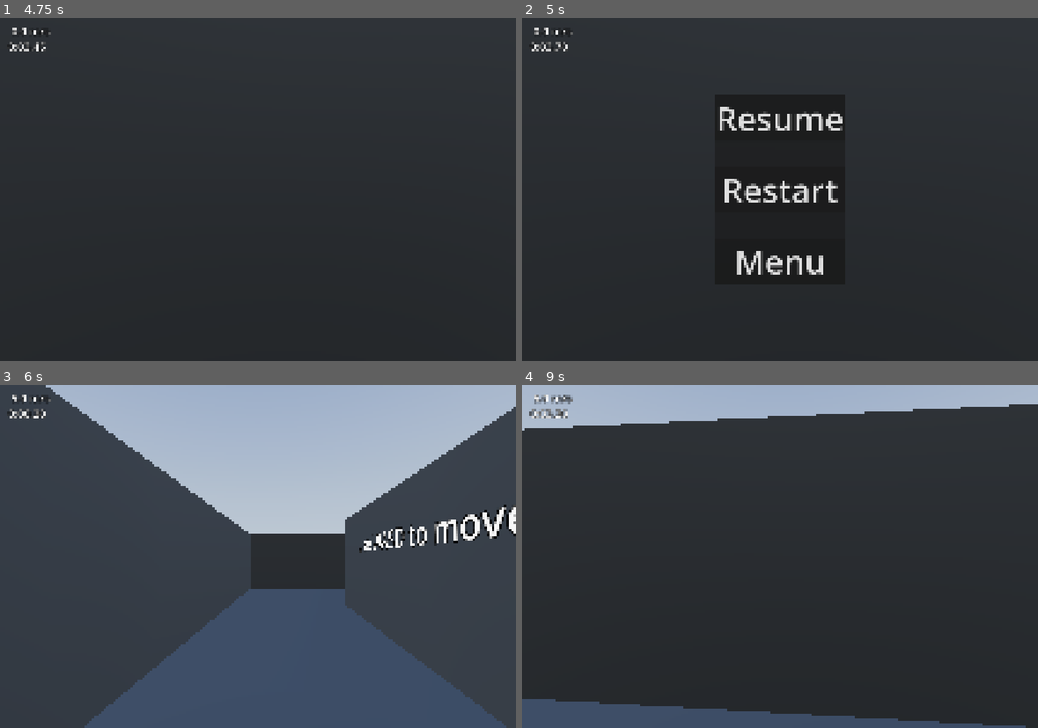
Above: before the commit, frames 1-4 (two rows, left to right).
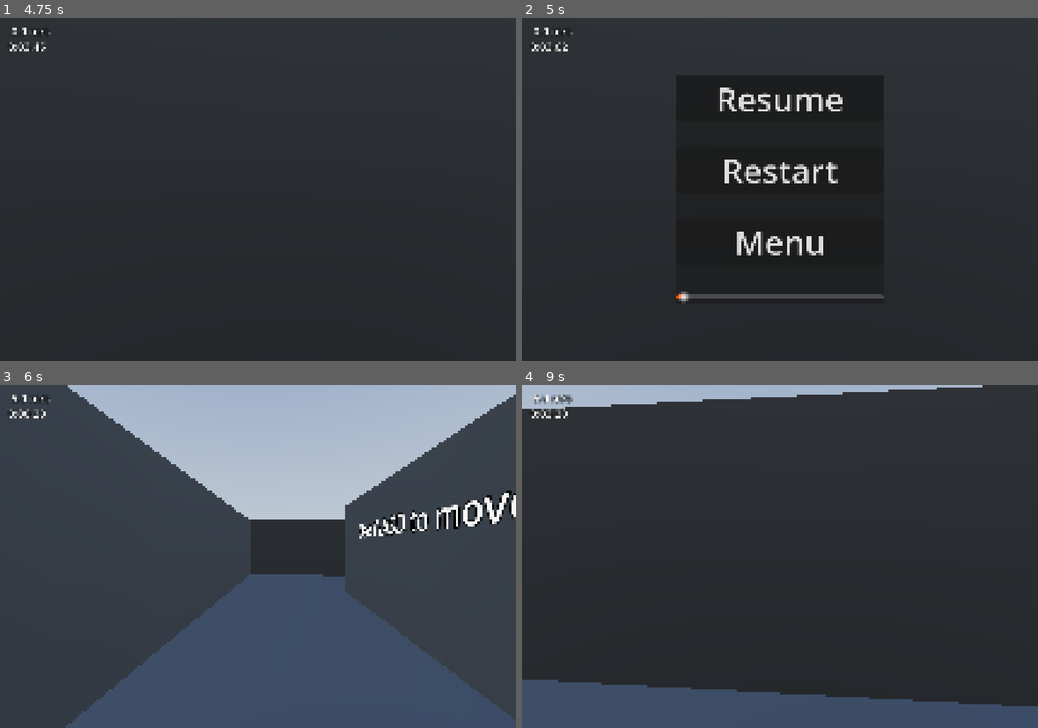
Above: after the commit, the same moments.

Repository: BingleyPro/momentum
Game: Godot game, scene res://menus/main_menu.tscn
Two runs of this game, one before a commit and one after it. Both use one fixed random seed, a clock stepped at 60 frames per second and the inputs below. A sky picture missing from this copy of the repository is replaced by a grey-blue gradient.
Inputs (mouse positions are in pixels of both pictures, inside the frame that each line leads up to):
- Up to frame 1 (4.75 s): click "Level 1" at 0.5 s; tap Enter (ui_accept) at 1.25 s; move the mouse to (283, 189) at 1.27 s; hold C (slide) 1.28-2.03 s; hold W (forwards) from 1.28 s (still down); click (283, 189) at 1.42 s; tap Space (jump) at 1.52, 2.27, 3.77, 4.52 s; move the mouse to (232, 189) at 2.02 s; tap E (interact) at 2.1 s; click (232, 189) at 2.17 s; tap C (slide) at 2.3, 3.8 s; move the mouse to (268, 182) at 2.77 s; hold C (slide) 2.78-3.53 s; click (268, 182) at 2.92 s; move the mouse to (252, 196) at 3.52 s; tap Shift (sprint) at 3.6 s; click (252, 196) at 3.67 s; move the mouse to (294, 192) at 4.27 s; hold C (slide) from 4.28 s (still down); click (294, 192) at 4.42 s
- Up to frame 2 (5 s): keep holding W (forwards); keep holding C (slide); tap Escape (escape) at 4.9 s
- Up to frame 3 (6 s): release W (forwards) at 5 s; release C (slide) at 5 s; click "Restart" at 5 s; tap T (restart) at 5.75 s; move the mouse to (216, 553) at 5.77 s; hold W (forwards) from 5.78 s (still down); tap E (interact) at 5.85 s; click (216, 553) at 5.92 s
- Up to frame 4 (9 s): tap Space (jump) at 6.02, 7.52, 8.27 s; tap C (slide) at 6.05, 7.55 s; move the mouse to (785, 556) at 6.52 s; hold C (slide) 6.53-7.28 s; click (785, 556) at 6.67 s; move the mouse to (759, 549) at 7.27 s; release W (forwards) at 7.28 s; hold D (right) 7.28-8.03 s; tap Shift (sprint) at 7.35 s; click (759, 549) at 7.42 s; move the mouse to (805, 556) at 8.02 s; hold C (slide) 8.03-8.78 s; hold W (forwards) from 8.03 s (still down); click (805, 556) at 8.17 s; move the mouse to (754, 556) at 8.77 s; tap E (interact) at 8.85 s; click (754, 556) at 8.92 s

Frame 1 is identical in both runs. In frame 2, 4.4% of the frame differs, in the area x 6-71%, y 6-83%; in frame 3, 9.1%; in frame 4, 12%, in the area x 0-100%, y 0-100%.

Commit message:
fixes

Diff:
--- /dev/null
+++ b/player/pause_menu.gd
@@ -0,0 +1,8 @@
+extends PanelContainer
+
+signal resume_requested
+
+func _unhandled_input(event) -> void:
+	if event.is_action_pressed("escape"):
+		get_viewport().set_input_as_handled()
+		resume_requested.emit()
--- a/player/player.gd
+++ b/player/player.gd
@@ -83,6 +83,7 @@
 
 const MENU_SCENE = "res://menus/main_menu.tscn"
 const BEST_TIMES_FILE = "user://best_times.cfg"
+const SETTINGS_FILE = "user://settings.cfg"
 
 var held_object: RigidBody3D = null
 var original_gravity = 1.0
@@ -128,6 +129,8 @@
 @onready var action_label: Label = $CanvasLayer/PromptPanel/HBoxContainer/ActionLabel
 @onready var canvas: CanvasLayer = $CanvasLayer
 @onready var pause_menu = $CanvasLayer/PauseMenu
+
+@onready var sensitivity_slider = $CanvasLayer/PauseMenu/VBoxContainer/Sensitivity
 
 @onready var footstep_sound = $Footstep
 @onready var wind_sound = $Wind
@@ -158,11 +161,26 @@
 		get_tree().paused = false
 		get_tree().change_scene_to_file(MENU_SCENE))
 
+	pause_menu.resume_requested.connect(set_paused.bind(false))
+
+	var settings = ConfigFile.new()
+	settings.load(SETTINGS_FILE)
+	mouse_sensitivity = settings.get_value("controls", "mouse_sensitivity", mouse_sensitivity)
+	sensitivity_slider.value = mouse_sensitivity
+	sensitivity_slider.value_changed.connect(_on_sensitivity_changed)
+
 	if not is_active:
 		queue_free()
 
 	if start_at_checkpoint and OS.has_feature("editor"):
 		_start_at_debug_checkpoint.call_deferred()
+
+func _on_sensitivity_changed(value):
+	mouse_sensitivity = value
+	var settings = ConfigFile.new()
+	settings.load(SETTINGS_FILE)
+	settings.set_value("controls", "mouse_sensitivity", value)
+	settings.save(SETTINGS_FILE)
 
 func set_paused(value):
 	get_tree().paused = value
@@ -216,10 +234,8 @@
 			target.interact()
 
 	elif Input.is_action_just_pressed("escape"):
-		if Input.mouse_mode == Input.MOUSE_MODE_CAPTURED:
-			set_paused(true)
-		else:
-			set_paused(false)
+		set_paused(true)
+		get_viewport().set_input_as_handled()
 
 	elif Input.is_action_just_pressed("restart"):
 		get_tree().reload_current_scene()
--- a/player/player.tscn
+++ b/player/player.tscn
@@ -1,6 +1,7 @@
 [gd_scene format=3 uid="uid://cm13yd7dn1uuk"]
 
 [ext_resource type="Script" uid="uid://thqjgnukfe3" path="res://player/player.gd" id="1_oul6g"]
+[ext_resource type="Script" uid="uid://cf6o5kqrb5ql0" path="res://player/pause_menu.gd" id="2_qjkh3"]
 [ext_resource type="AudioStream" uid="uid://dbf5u1ajy87eu" path="res://assets/sounds/207373__klankbeeld__wind-trees-130914_02.wav" id="2_rkbax"]
 [ext_resource type="AudioStream" uid="uid://dkdw0uxlbbbt4" path="res://assets/sounds/421133__giocosound__footstep_metal_2.wav" id="2_yw30f"]
 [ext_resource type="AudioStream" uid="uid://r3mk4iqvjodp" path="res://assets/sounds/384635__morganpurkis__concrete-footstep-1.wav" id="3_yw30f"]
@@ -25,6 +26,45 @@
 corner_radius_bottom_right = 8
 corner_radius_bottom_left = 8
 
+[sub_resource type="Gradient" id="Gradient_qjkh3"]
+offsets = PackedFloat32Array(0, 0.92893404)
+colors = PackedColorArray(1, 1, 1, 1, 1, 1, 1, 0)
+
+[sub_resource type="GradientTexture2D" id="GradientTexture2D_rgyib"]
+gradient = SubResource("Gradient_qjkh3")
+width = 80
+height = 80
+fill = 1
+fill_from = Vector2(0.5, 0.5)
+fill_to = Vector2(1, 0.5)
+
+[sub_resource type="StyleBoxFlat" id="StyleBoxFlat_qjkh3"]
+content_margin_top = 14.0
+content_margin_bottom = 14.0
+bg_color = Color(1, 1, 1, 0.19607843)
+corner_radius_top_left = 14
+corner_radius_top_right = 14
+corner_radius_bottom_right = 14
+corner_radius_bottom_left = 14
+
+[sub_resource type="StyleBoxFlat" id="StyleBoxFlat_g6k8r"]
+content_margin_top = 14.0
+content_margin_bottom = 14.0
+bg_color = Color(0.92941177, 0.30588236, 0, 1)
+corner_radius_top_left = 14
+corner_radius_top_right = 14
+corner_radius_bottom_right = 14
+corner_radius_bottom_left = 14
+
+[sub_resource type="StyleBoxFlat" id="StyleBoxFlat_boad6"]
+content_margin_top = 14.0
+content_margin_bottom = 14.0
+bg_color = Color(0.92941177, 0.30588236, 0, 1)
+corner_radius_top_left = 14
+corner_radius_top_right = 14
+corner_radius_bottom_right = 14
+corner_radius_bottom_left = 14
+
 [sub_resource type="AudioStreamRandomizer" id="AudioStreamRandomizer_5yd65"]
 random_pitch = 1.0656005
 streams_count = 2
@@ -33,7 +73,6 @@
 stream_1/stream = ExtResource("2_yw30f")
 
 [node name="Player" type="CharacterBody3D" unique_id=1333248885 groups=["jump_pad_activators", "plate_activators", "player"]]
-process_mode = 3
 script = ExtResource("1_oul6g")
 
 [node name="CollisionShape3D" type="CollisionShape3D" parent="." unique_id=154357241]
@@ -78,7 +117,6 @@
 
 [node name="PauseMenu" type="PanelContainer" parent="CanvasLayer" unique_id=315208632]
 process_mode = 2
-visible = false
 anchors_preset = 8
 anchor_left = 0.5
 anchor_top = 0.5
@@ -90,6 +128,7 @@
 offset_bottom = 20.0
 grow_horizontal = 2
 grow_vertical = 2
+script = ExtResource("2_qjkh3")
 
 [node name="VBoxContainer" type="VBoxContainer" parent="CanvasLayer/PauseMenu" unique_id=2068981885]
 layout_mode = 2
@@ -110,6 +149,16 @@
 theme_override_font_sizes/font_size = 192
 text = "Menu"
 
+[node name="Sensitivity" type="HSlider" parent="CanvasLayer/PauseMenu/VBoxContainer" unique_id=996850312]
+custom_minimum_size = Vector2(1200, 80)
+layout_mode = 2
+theme_override_icons/grabber = SubResource("GradientTexture2D_rgyib")
+theme_override_styles/slider = SubResource("StyleBoxFlat_qjkh3")
+theme_override_styles/grabber_area = SubResource("StyleBoxFlat_g6k8r")
+theme_override_styles/grabber_area_highlight = SubResource("StyleBoxFlat_boad6")
+min_value = 10.0
+value = 10.0
+
 [node name="Wind" type="AudioStreamPlayer" parent="." unique_id=1530749899]
 stream = ExtResource("2_rkbax")
 volume_db = -12.0
Not shown, added: player/pause_menu.gd.uid
